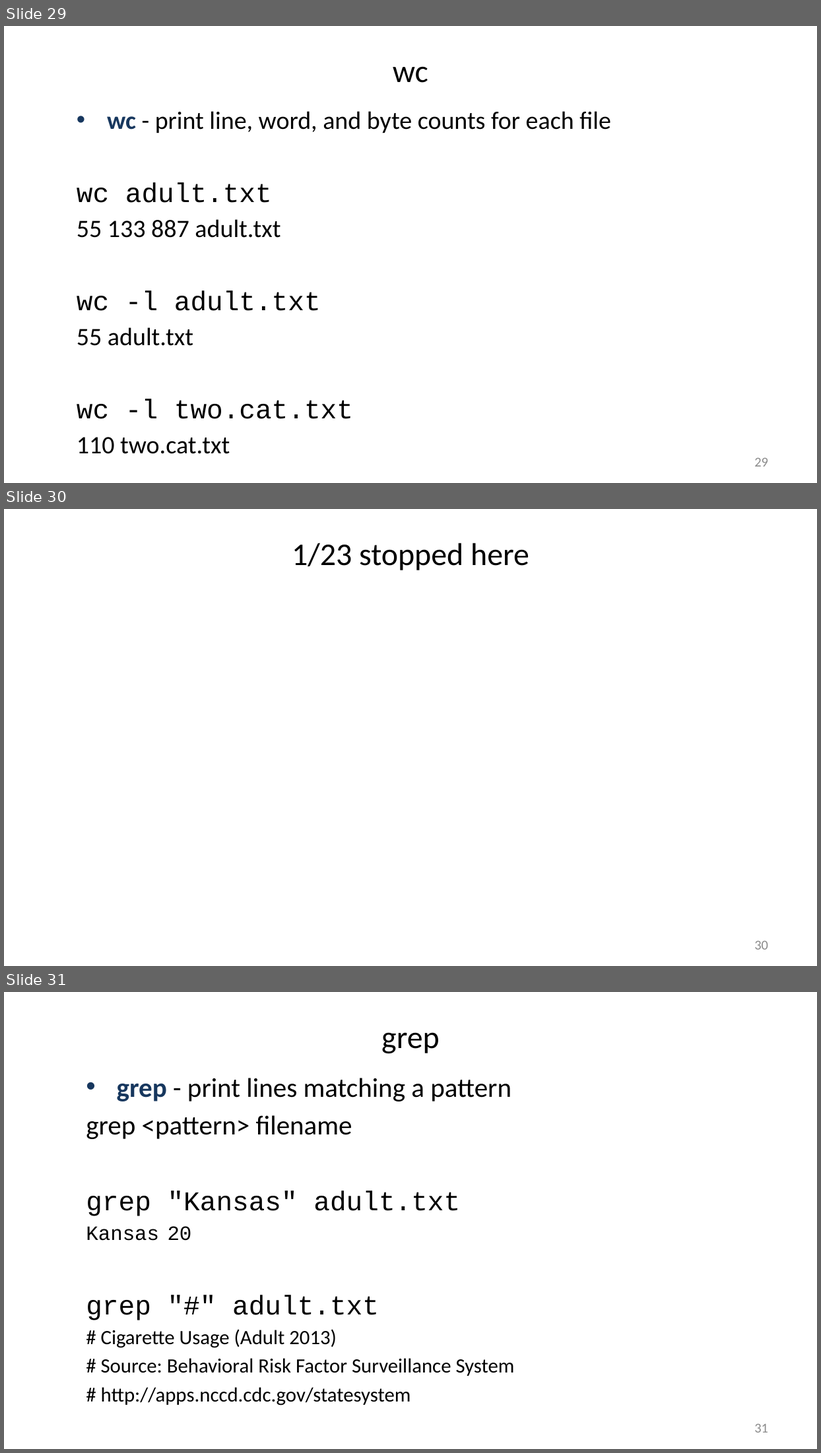
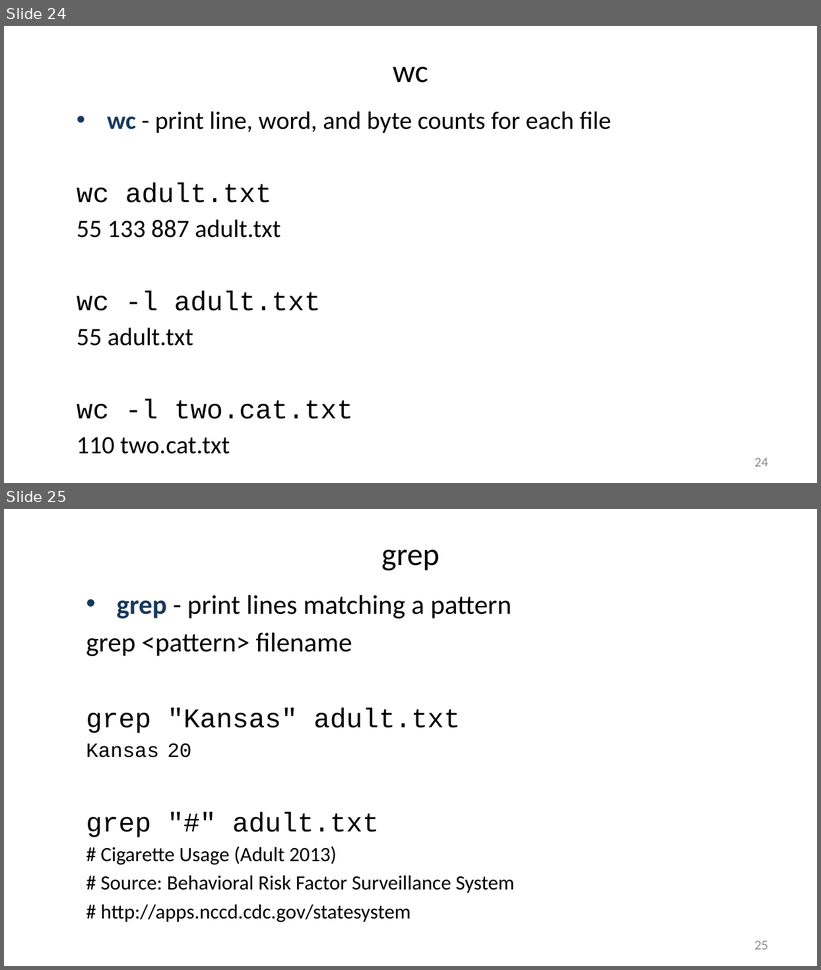
Before and after one commit to liu3zhenlab/teaching, a slide deck: PLPTH813Bioinformatis/2025/1_lecture/lecture02_unix.pptx. Shown one above the other, each under a label of ours: slides 29, 30 and 31 before the commit, slides 24 and 25 after it. The pictures are 821x1453 and 821x970 pixels, drawn with LibreOffice and Linux fonts; fonts in the diff are those of the drawing. Boxes give left, top, right and bottom in pixels: in the first picture for what was removed or moved away, otherwise in the second. Text is boxed around its words. In the diff, an @@ line names an element or a change of style, - is before the commit and + after.

```diff
--- a/PLPTH813Bioinformatis/2025/1_lecture/lecture02_unix.pptx
+++ b/PLPTH813Bioinformatis/2025/1_lecture/lecture02_unix.pptx
@@ slide 30 removed at [4,509,817,966], background #FFFFFF @@
@@ title removed at [292,543,529,570] @@
-1/23 stopped here
@@ page number removed at [754,941,768,950] @@
-30
@@ what was slide 29 is now slide 24 @@
@@ page number at [754,458,768,467]: text changed @@
-29
+24
@@ what was slide 31 is now slide 25 @@
@@ page number at [754,941,768,950]: text changed @@
-31
+25
```
Also in this commit, not shown: 4 slides changed, 5 other slides removed, 1 other file.
